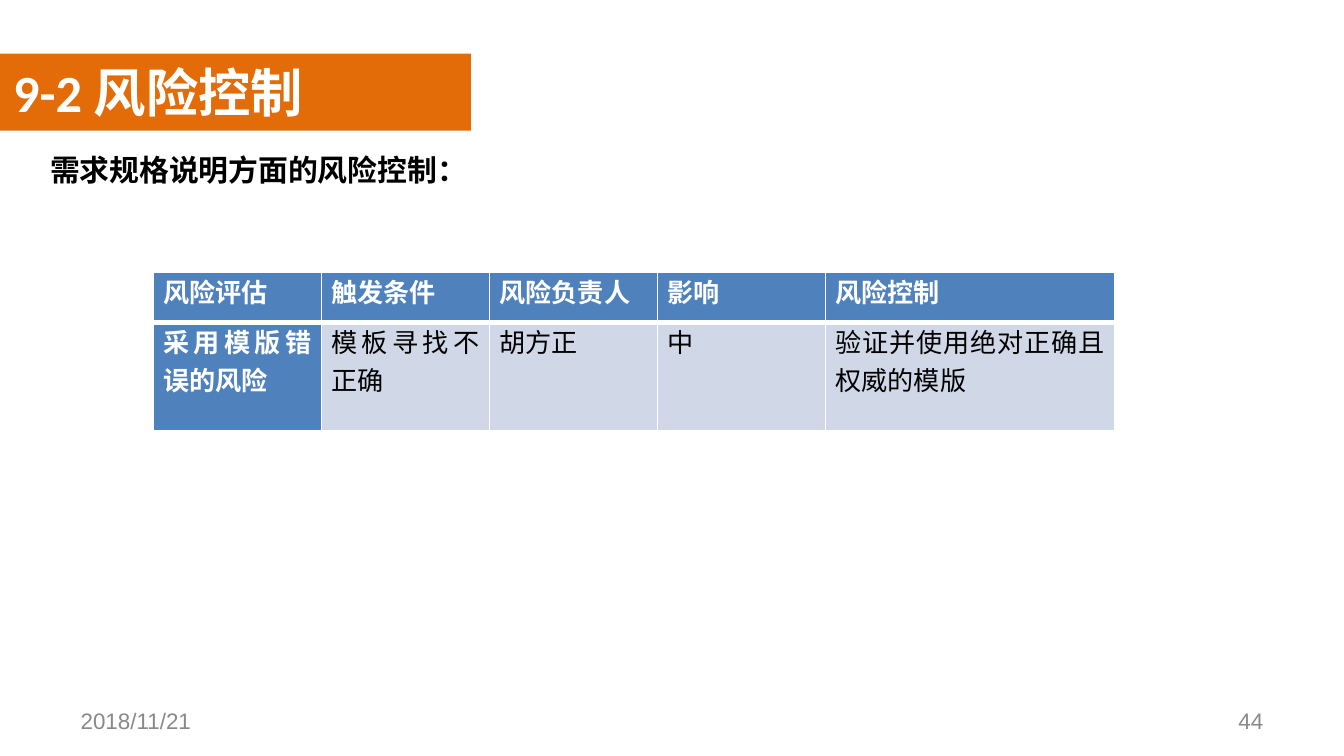
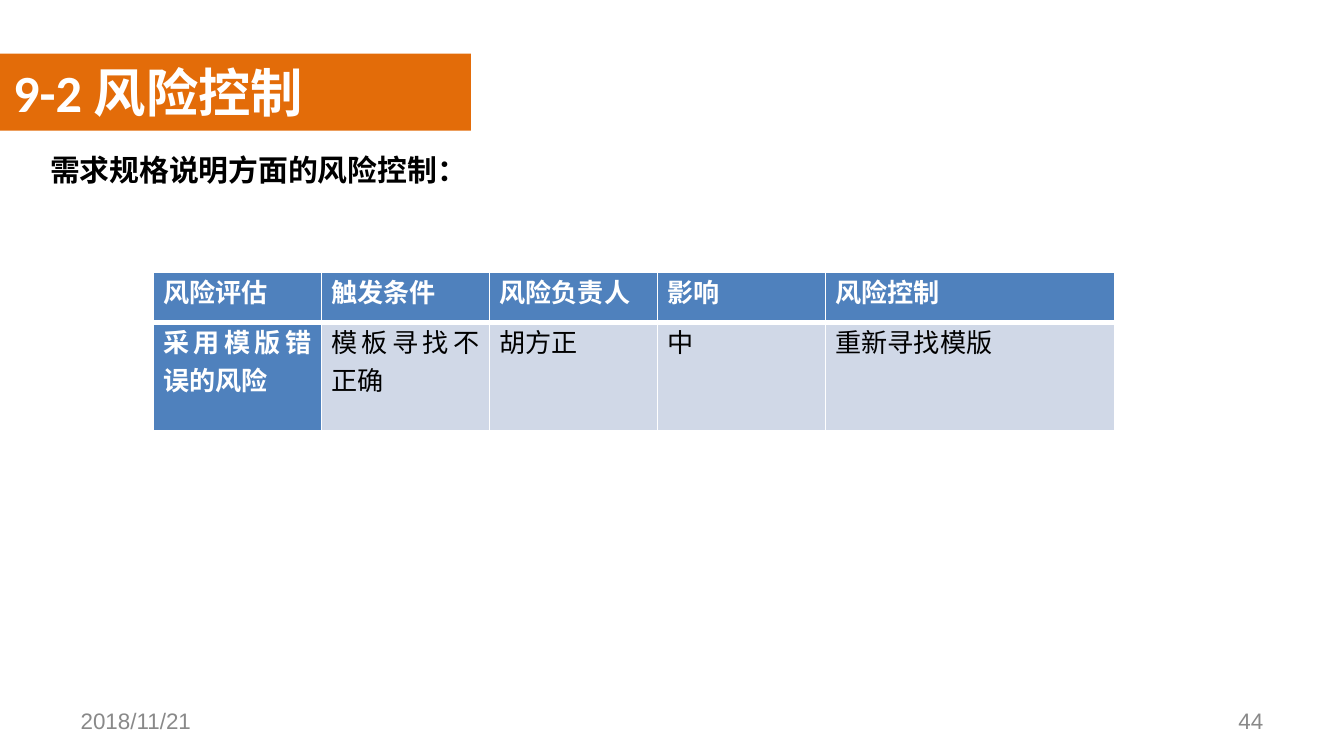
Before and after one commit to SoftwareRequirtmentsG02/Document, a slide deck: slide 44 of 案例教学系统/受控文档/分析设计/PPT/PRD2018-G02-需求工程PPT(III).pptx. Drawn at 1344x756 pixels with LibreOffice and Linux fonts; fonts in the diff are those of the drawing; background and template pictures are left out. Boxes give left, top, right and bottom in pixels: in the first picture for what was removed or moved away, otherwise in the second. Text is boxed around its words. In the diff, an @@ line names an element or a change of style, - is before the commit and + after.

Commit message:
修改需求计划PPT

```diff
--- a/案例教学系统/受控文档/分析设计/PPT/PRD2018-G02-需求工程PPT(III).pptx
+++ b/案例教学系统/受控文档/分析设计/PPT/PRD2018-G02-需求工程PPT(III).pptx
@@ table at <box>153,273,1114,431</box> @@
-row 2, column 5: 验证并使用绝对正确且权威的模版
+row 2, column 5: 重新寻找模版
```
